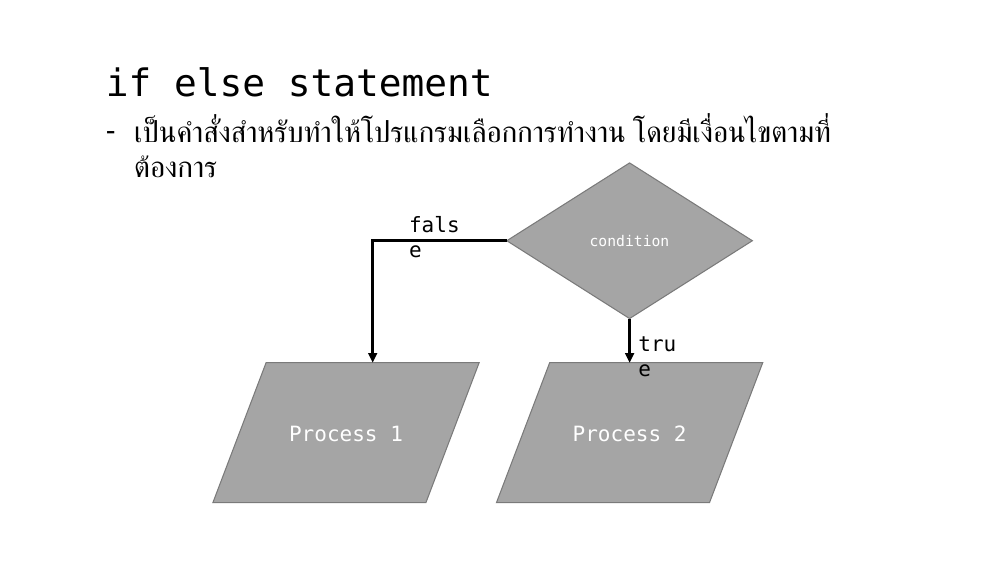
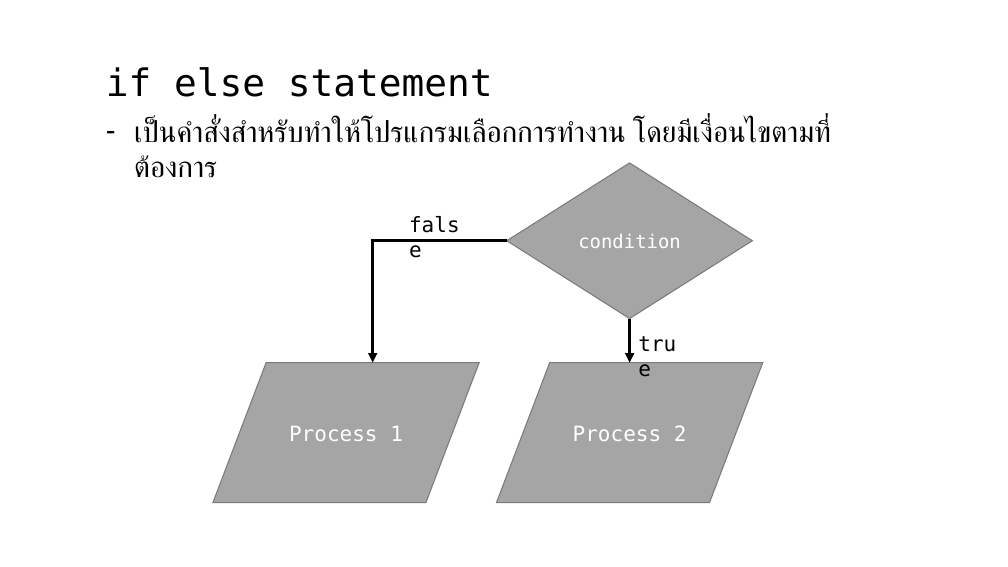
Before and after one commit to Vjumpkung/LetMeTiredPython, a slide deck: slide 4 of slide.pptx. Drawn at 1008x567 pixels with LibreOffice and Linux fonts; fonts in the diff are those of the drawing; background and template pictures are left out. Boxes give left, top, right and bottom in pixels: in the first picture for what was removed or moved away, otherwise in the second. Text is boxed around its words. In the diff, an @@ line names an element or a change of style, - is before the commit and + after.

```diff
--- a/slide.pptx
+++ b/slide.pptx
@@ diamond "condition" at bbox=[507, 163, 752, 319]: size 14 to 18 pt @@
```
Also in this commit, not shown: 4 other slides changed, 1 other file.
